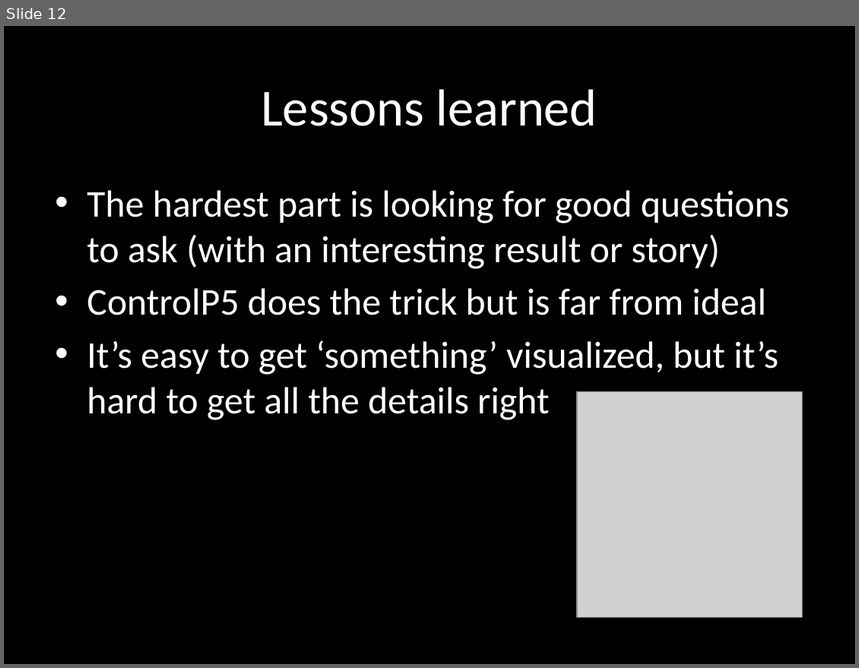
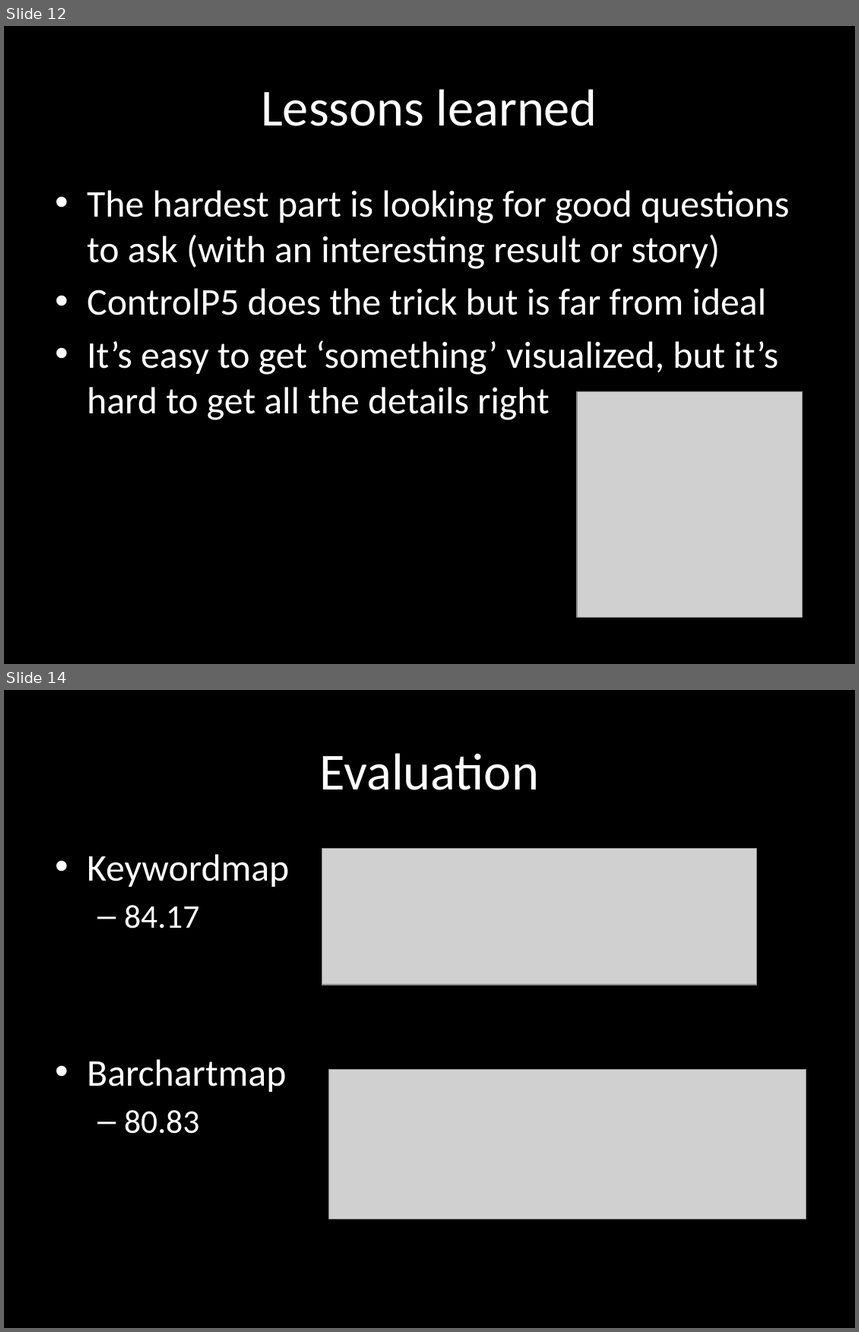
Before and after one commit to croes/capsel-lak, a slide deck: presentation/LAK Dataset Visualization - v2.pptx. Shown one above the other, each under a label of ours: slide 12 before the commit, slides 12 and 14 after it; the slides between them are not shown. The pictures are 859x668 and 859x1332 pixels, drawn with LibreOffice and Linux fonts; fonts in the diff are those of the drawing; grey boxes stand for pictures. Boxes give left, top, right and bottom in pixels: in the first picture for what was removed or moved away, otherwise in the second. Text is boxed around its words. In the diff, an @@ line names an element or a change of style, - is before the commit and + after.

```diff
--- a/presentation/LAK Dataset Visualization - v2.pptx
+++ b/presentation/LAK Dataset Visualization - v2.pptx
@@ slide 14 added at (4, 690, 855, 1328), background #000000 @@
@@ title added at (320, 753, 539, 790), 44 pt, text #FFFFFF @@
+Evaluation
@@ picture added at (322, 848, 756, 985) @@
@@ text added at (87, 854, 289, 1134), 32 pt, text #FFFFFF @@
+• Keywordmap
+  – 84.17
+• Barchartmap
+  – 80.83
@@ picture added at (329, 1070, 807, 1220) @@
```
Also in this commit, not shown: 1 slide changed, 1 other file.
